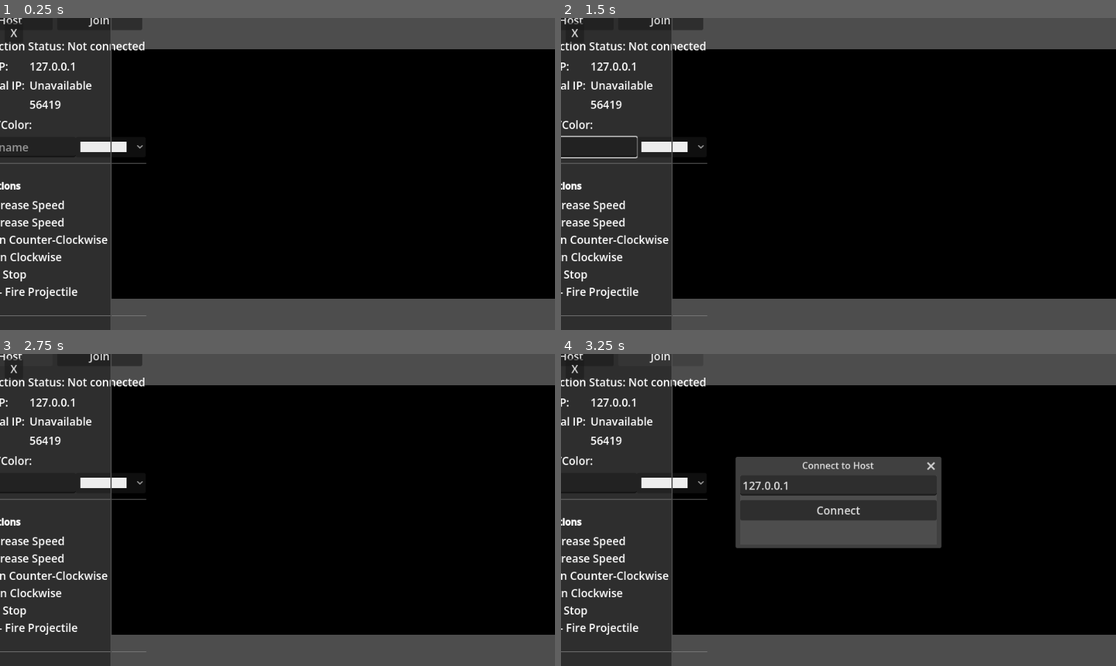
Above: before the commit, frames 1-4 (two rows, left to right).
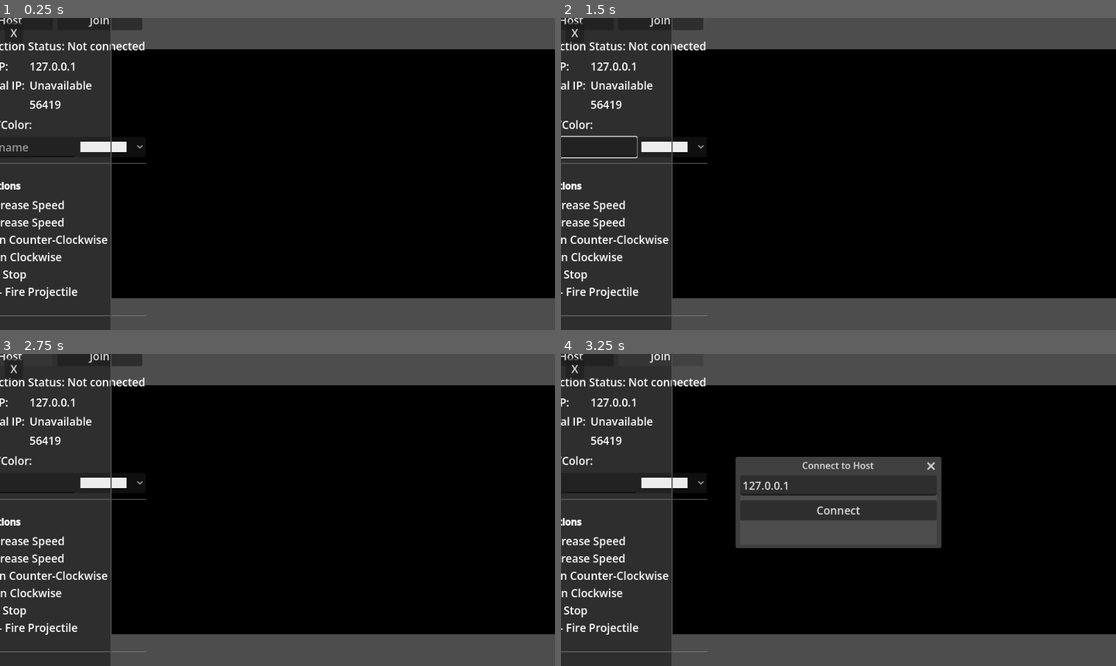
Above: after the commit, the same moments.

Repository: zabuuq/space-game
Game: Godot game, scene res://main.tscn
The game is run twice, just before and just after one commit, with the same random seed, the same clock (stepped at 60 frames per second) and the same inputs.
Inputs (mouse positions are in pixels of both pictures, inside the frame that each line leads up to):
- Up to frame 1 (0.25 s): no input
- Up to frame 2 (1.5 s): click (583, 145) at 0.52 s; type "Alex" at 0.6 s; click (672, 145) at 1.25 s
- Up to frame 3 (2.75 s): click "Host" at 2 s
- Up to frame 4 (3.25 s): click "Join" at 2.75 s

The runs differ from the first frame. In frame 1, 0.2% of the frame differs, in the area x 20-100%, y 89-90%; in frame 2, 0.2%; in frame 3, 0.2%; in frame 4, 0.2%.

Commit message:
fix: resolve multiplayer rendering and input issues
- Fix wrapped duplicate ships detaching when parent rotates.
- Convert World node to ColorRect to fix out-of-bounds rendering.
- Fix MultiplayerSynchronizer authority to correctly sync position and color.
- Fix ship selection lookup so clients can find their own ship locally.
- Release UI focus after name/color change to prevent input blocking.
- Update test cases to match new ColorRect structure.

Diff:
--- a/entities/ship/ship.gd
+++ b/entities/ship/ship.gd
@@ -41,6 +41,10 @@
 const PROJECTILE_SCENE := preload("res://entities/projectile/projectile.tscn")
 const PROJECTILE_SPEED := 260.0
 const PROJECTILE_SPAWN_OFFSET := 20.0
+
+func _ready() -> void:
+	if has_node("MultiplayerSynchronizer"):
+		$MultiplayerSynchronizer.set_multiplayer_authority(1)
 
 func _physics_process(_delta: float) -> void:
 	if multiplayer.multiplayer_peer != null and multiplayer.is_server():
@@ -57,6 +61,9 @@
 	# Wrap around logic (all clients should probably do this or rely on sync)
 	_wrap_to_bounds()
 
+func _process(_delta: float) -> void:
+	queue_redraw()
+
 @rpc("any_peer", "call_local", "unreliable")
 func submit_input(
 	turn_left: bool,
--- a/main.tscn
+++ b/main.tscn
@@ -9,7 +9,9 @@
 [node name="MainUi" parent="." instance=ExtResource("2_h2a3v")]
 unique_name_in_owner = true
 
-[node name="World" type="Node2D" parent="."]
+[node name="World" type="ColorRect" parent="."]
+clip_contents = true
+color = Color(0, 0, 0, 1)
 
 [node name="ShipSpawner" type="MultiplayerSpawner" parent="."]
 _spawnable_scenes = PackedStringArray("res://entities/ship/ship.tscn")
--- a/scripts/main.gd
+++ b/scripts/main.gd
@@ -46,7 +46,7 @@
 const PEER_ROSTER_SERVICE_SCRIPT := preload("res://scripts/peer_roster_service.gd")
 
 @onready var ui: MainUi = %MainUi
-@onready var world_node: Node2D = $World
+@onready var world_node: ColorRect = $World
 
 var connection_controller: ConnectionController = CONNECTION_CONTROLLER_SCRIPT.new()
 var ip_info: IpInfoService = IP_INFO_SERVICE_SCRIPT.new()
@@ -73,8 +73,10 @@
 	DisplayServer.window_set_mode(DisplayServer.WINDOW_MODE_FULLSCREEN)
 
 	if world_node == null:
-		world_node = Node2D.new()
+		world_node = ColorRect.new()
 		world_node.name = "World"
+		world_node.color = Color.BLACK
+		world_node.clip_contents = true
 		add_child(world_node)
 
 	ship_owner_by_slot.resize(MAX_SHIPS)
@@ -90,6 +92,7 @@
 		_on_player_color_selected,
 		queue_redraw
 	)
+	ui.player_name_input.text_submitted.connect(_on_player_name_submitted)
 	ui.initialize_color_dropdown(PLAYER_COLORS)
 
 	connection_controller.configure(
@@ -353,6 +356,7 @@
 		)
 		_bind_peer_score(host_id)
 		peer_roster.ensure_peer_in_order(host_id)
+		_update_ship_color(host_id)
 		_broadcast_peer_roster()
 	else:
 		submit_peer_info.rpc_id(
@@ -383,7 +387,15 @@
 		resolved_color_index
 	)
 	_bind_peer_score(sender_id)
+	_update_ship_color(sender_id)
 	_broadcast_peer_roster()
+
+func _update_ship_color(peer_id: int) -> void:
+	if not multiplayer.is_server():
+		return
+	var ship := _get_ship_node(peer_id)
+	if ship != null:
+		ship.modulate = _get_ship_color_for_peer(peer_id)
 
 func _update_local_ip_labels() -> void:
 	ui.local_ip_label.text = ip_info.local_internal_ip
@@ -398,10 +410,14 @@
 	_submit_local_identity()
 	_refresh_peer_list()
 
+func _on_player_name_submitted(_value: String) -> void:
+	ui.player_name_input.release_focus()
+
 func _on_player_color_selected(selected_index: int) -> void:
 	_set_local_color_index(selected_index)
 	_submit_local_identity()
 	_refresh_peer_list()
+	ui.player_color_dropdown.release_focus()
 
 func _on_quit_pressed() -> void:
 	get_tree().quit()
@@ -416,6 +432,7 @@
 		var scale_x := play_rect.size.x / WORLD_BOUNDS.size.x
 		var scale_y := play_rect.size.y / WORLD_BOUNDS.size.y
 		world_node.scale = Vector2(scale_x, scale_y)
+		world_node.size = WORLD_BOUNDS.size
 
 	if multiplayer.multiplayer_peer == null:
 		return
@@ -509,8 +526,9 @@
 	return projectiles
 
 func _get_ship_node(peer_id: int) -> Ship:
+	var expected_name := "Ship_%d" % peer_id
 	for ship in _get_all_ships():
-		if ship.get_multiplayer_authority() == peer_id:
+		if ship.name == expected_name:
 			return ship
 	return null
 
@@ -601,11 +619,6 @@
 		if mouse_event != null and mouse_event.pressed:
 			_release_name_focus_if_clicked_outside(mouse_event.position)
 
-func _draw() -> void:
-	# main.gd only draws the black background of the play area
-	var play_rect: Rect2 = _get_play_render_rect()
-	draw_rect(play_rect, Color.BLACK, true)
-
 func _get_right_section_rect() -> Rect2:
 	if ui.right_section == null:
 		return get_viewport_rect()
@@ -650,7 +663,7 @@
 	var ship: Ship = SHIP_SCENE.instantiate()
 	ship.name = "Ship_%d" % peer_id
 	world_node.add_child(ship, true)
-	ship.set_multiplayer_authority(peer_id)
+	ship.set_multiplayer_authority(peer_id, false)
 	ship.reset(_to_world_position(SHIP_START_NORMALIZED_POSITIONS[slot_index]))
 	ship.modulate = _get_ship_color_for_peer(peer_id)
 	ship.world_bounds = WORLD_BOUNDS
--- a/tests/test_slot_management.gd
+++ b/tests/test_slot_management.gd
@@ -5,7 +5,7 @@
 
 func before_each():
 	main_node = Main.new()
-	main_node.world_node = Node2D.new()
+	main_node.world_node = ColorRect.new()
 
 	main_node.ship_owner_by_slot.resize(main_node.MAX_SHIPS)
 	main_node.ship_owner_by_slot.fill(-1)
Not shown, changed: demos/Mini Space Battle.pck
